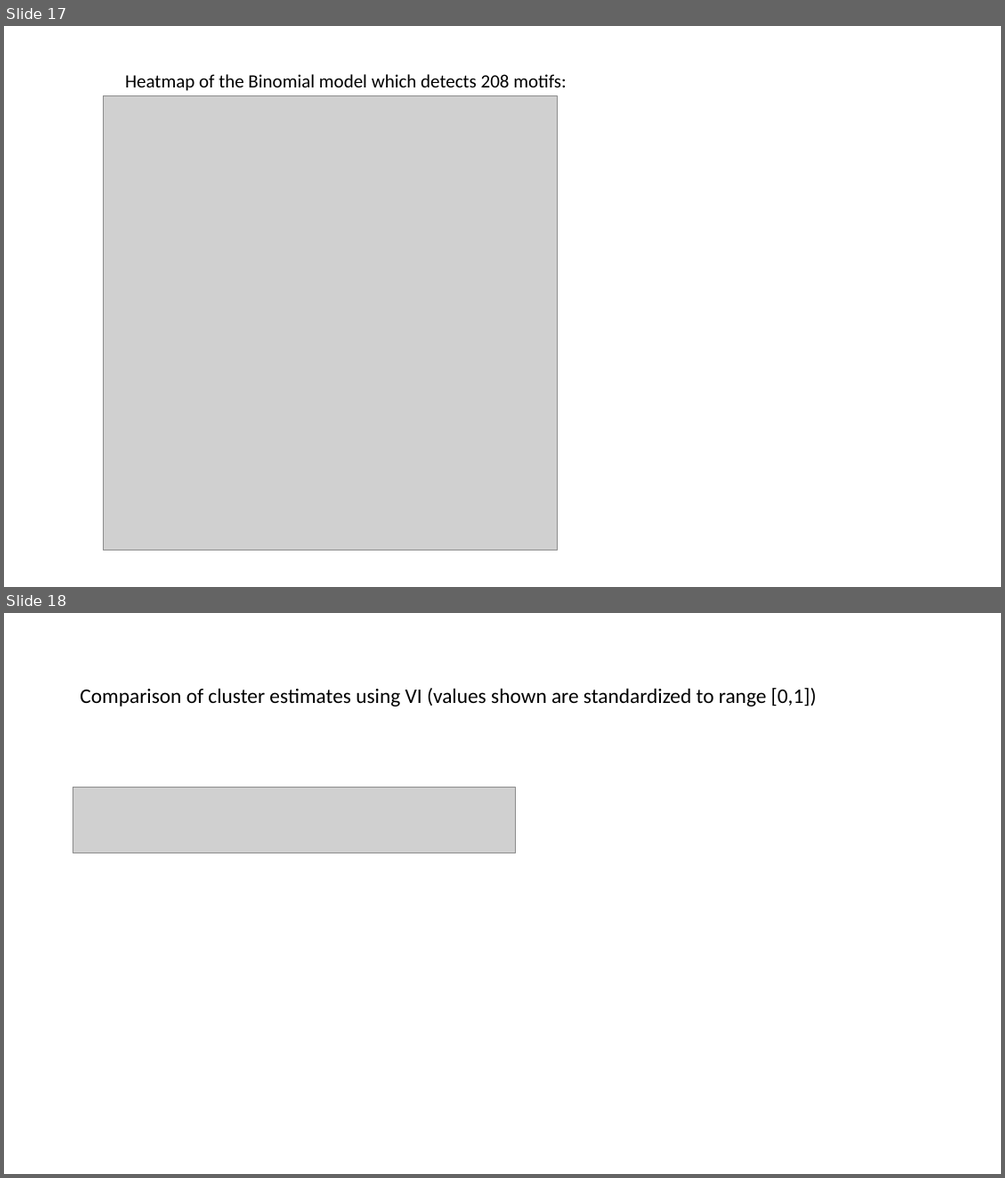
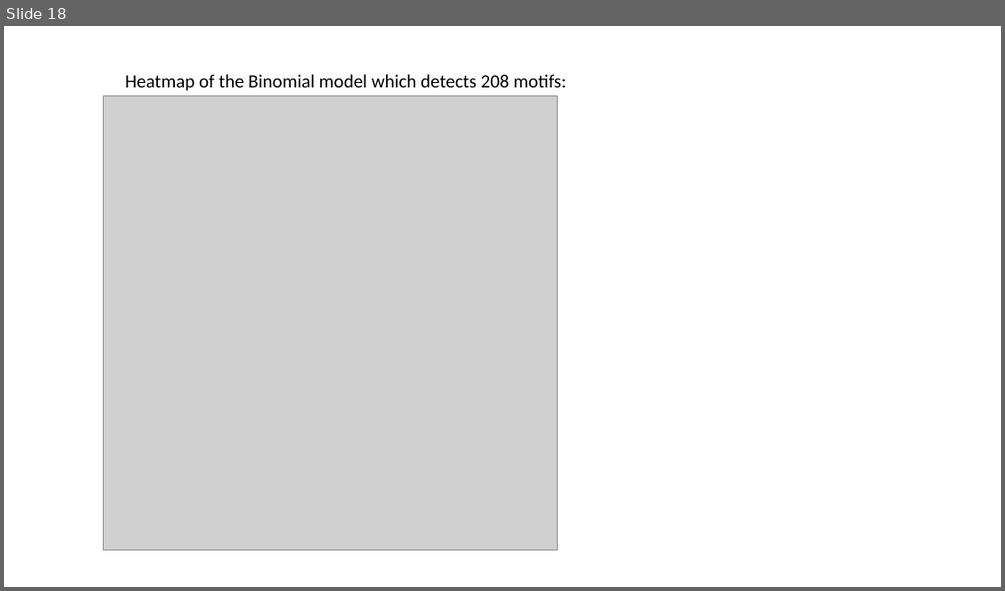
Before and after one commit to jinluliu550/MAPseq_analysis, a slide deck: jinlu/EC_new.pptx. Shown one above the other, each under a label of ours: slides 17 and 18 before the commit, slide 18 after it. The pictures are 1005x1178 and 1005x591 pixels, drawn with LibreOffice and Linux fonts; fonts in the diff are those of the drawing; grey boxes stand for pictures. Boxes give left, top, right and bottom in pixels: in the first picture for what was removed or moved away, otherwise in the second. Text is boxed around its words. In the diff, an @@ line names an element or a change of style, - is before the commit and + after.

```diff
--- a/jinlu/EC_new.pptx
+++ b/jinlu/EC_new.pptx
@@ slide 18 removed at <box>4,613,1001,1174</box>, background #FFFFFF @@
@@ title removed at <box>80,688,817,706</box> @@
-Comparison of cluster estimates using VI (values shown are standardized to range [0,1])
@@ picture removed at <box>73,787,516,853</box> @@
@@ what was slide 17 is now slide 18 @@
```
Also in this commit, not shown: 11 slides changed, 2 slides added, 1 other slide removed, 22 other files.
